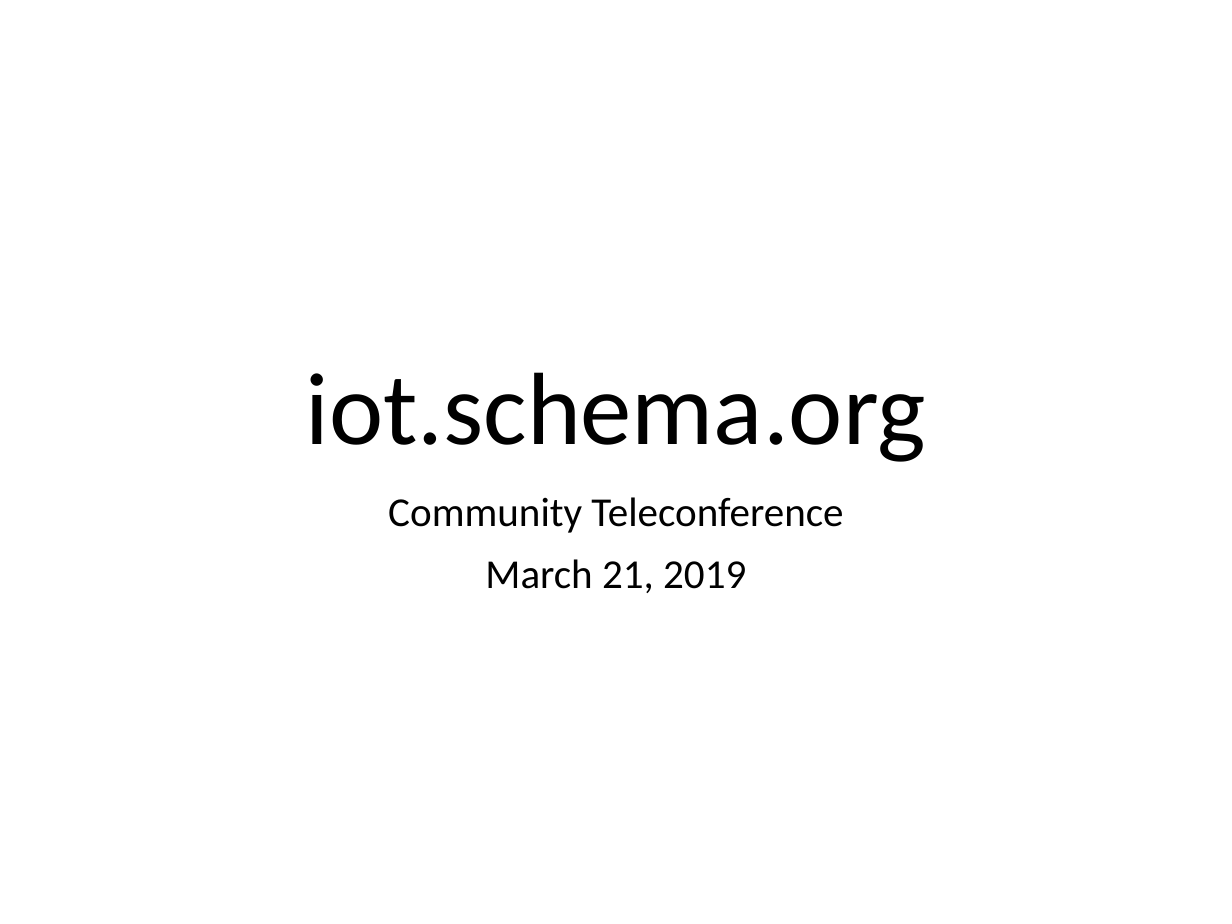
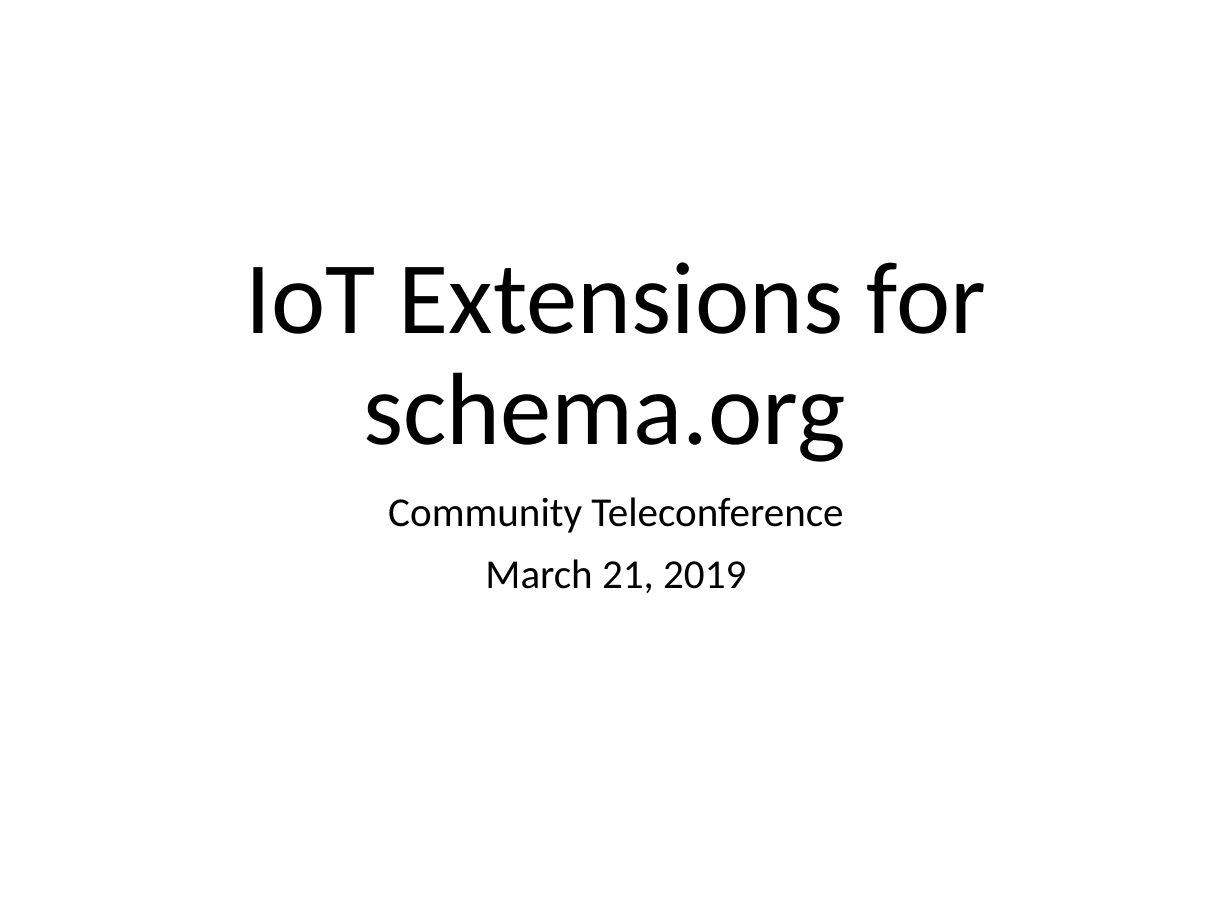
Before and after one commit to iot-schema-collab/teleconferences, a slide deck: slide 1 of iotschema-slides-20190321.pptx. Drawn at 1232x924 pixels with LibreOffice and Linux fonts; fonts in the diff are those of the drawing. Boxes give left, top, right and bottom in pixels: in the first picture for what was removed or moved away, otherwise in the second. Text is boxed around its words. In the diff, an @@ line names an element or a change of style, - is before the commit and + after.

Commit message:
update slides
title IoT Extensions for schema.org

```diff
--- a/iotschema-slides-20190321.pptx
+++ b/iotschema-slides-20190321.pptx
@@ title at (246,262,986,462): text changed @@
-iot.schema.org
+IoT Extensions for schema.org
```
Also in this commit, not shown: 1 other file.
